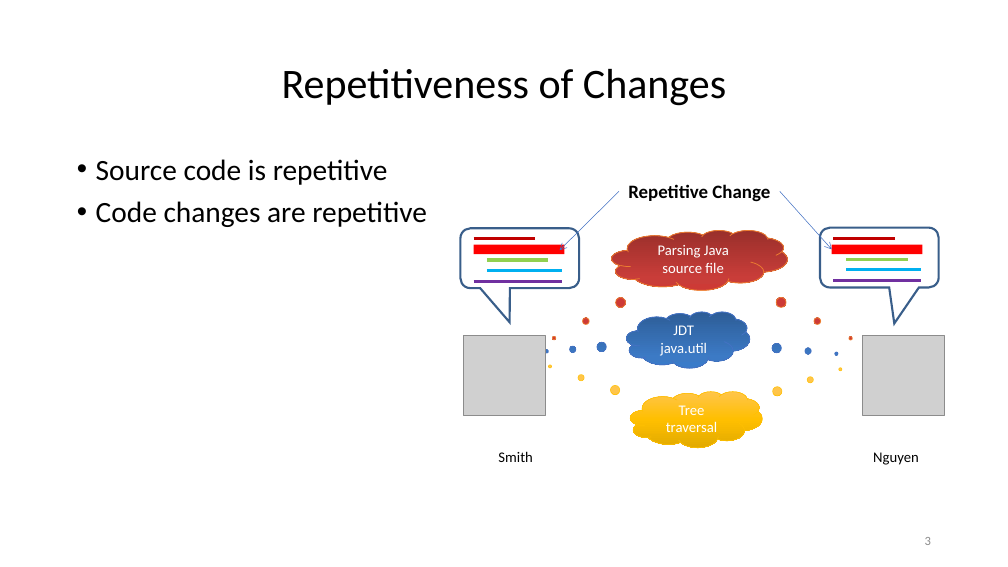
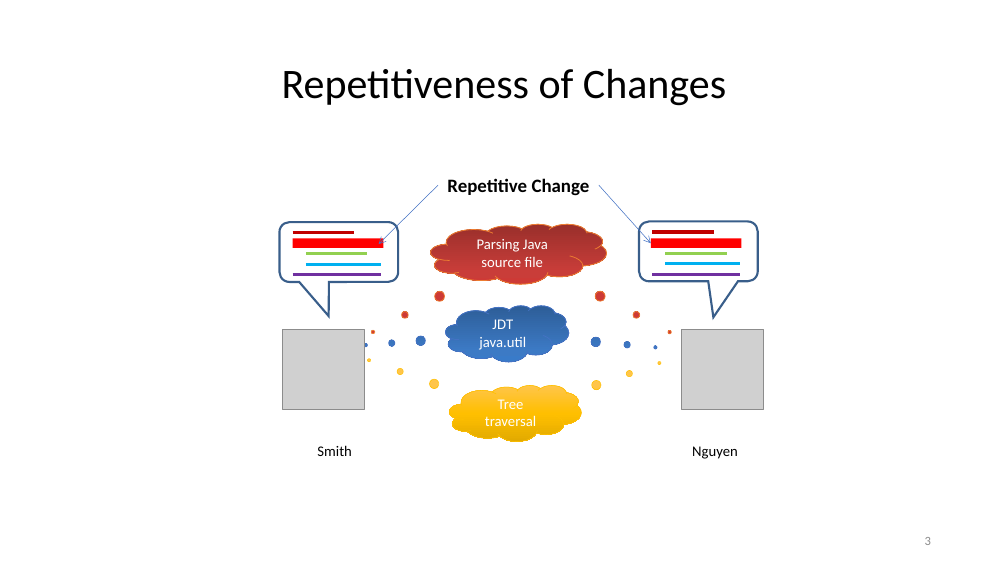
Before and after one commit to nguyenhoan/CPatMiner, a slide deck: slide 3 of CPatMiner_2.pptx. Drawn at 1008x567 pixels with LibreOffice and Linux fonts; fonts in the diff are those of the drawing; grey boxes stand for pictures. Boxes give left, top, right and bottom in pixels: in the first picture for what was removed or moved away, otherwise in the second. Text is boxed around its words. In the diff, an @@ line names an element or a change of style, - is before the commit and + after.

```diff
--- a/CPatMiner_2.pptx
+++ b/CPatMiner_2.pptx
@@ text removed at bbox=[96, 159, 427, 227] @@
-• Source code is repetitive
-• Code changes are repetitive
@@ 12 lines, 6 thought clouds, 3 texts, 2 pictures, 2 rounded speech boxes, 2 arrows: place and size @@
-12 lines, 6 thought clouds, 3 texts, 2 pictures, 2 rounded speech boxes, 2 arrows at bbox=[461, 184, 944, 465]
+12 lines, 6 thought clouds, 3 texts, 2 pictures, 2 rounded speech boxes, 2 arrows at bbox=[280, 178, 764, 459]
```
Also in this commit, not shown: 9 other slides changed, 3 slides removed.
